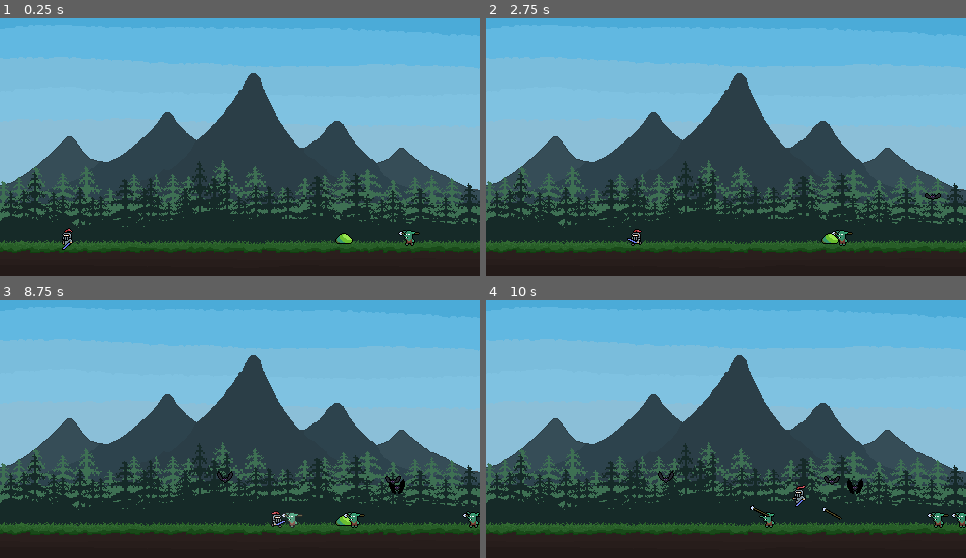
Above: before the commit, frames 1-4 (two rows, left to right).
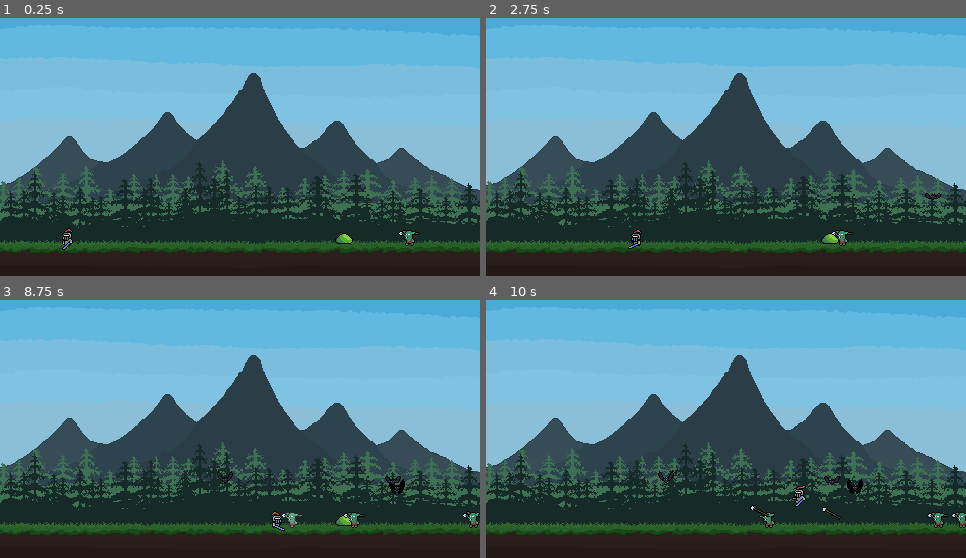
Above: after the commit, the same moments.

Repository: RadoslawG123/WavesOfMonsters
Game: Godot game, scene res://Scenes/main.tscn
Two runs of this game, one before a commit and one after it. Both use one fixed random seed, a clock stepped at 60 frames per second and the inputs below.
Inputs:
- Up to frame 1 (0.25 s): no input
- Up to frame 2 (2.75 s): hold D (Right) 0.53-2.03 s; tap Space (Attack) at 0.6, 1.35, 2.1 s; tap W (Jump) at 0.77, 1.52 s; hold A (Left) from 2.03 s (still down)
- Up to frame 3 (8.75 s): release A (Left) at 2.78 s; hold D (Right) 2.78-4.28 s; tap Space (Attack) every 0.75 s from 2.85 to 8.1 s; tap W (Jump) at 3.02, 3.77, 4.52, 6.02, 6.77, 7.52 s; hold A (Left) 4.28-5.03 s; hold D (Right) 5.03-5.78 s; hold A (Left) 5.78-7.28 s; hold D (Right) from 7.28 s (still down)
- Up to frame 4 (10 s): tap Space (Attack) at 8.85, 9.6 s; tap W (Jump) at 9.02, 9.77 s; release D (Right) at 9.53 s; hold A (Left) from 9.53 s (still down)

The runs differ from the first frame. In frame 2, 0.1% of the frame differs, in the area x 29-33%, y 81-90%; in frame 3, 0.1%; in frame 4, nothing differs.

Commit message:
Change White shader script. Change color of slime by updated shader.

Diff:
--- a/Assets/Shaders/White.gdshader
+++ b/Assets/Shaders/White.gdshader
@@ -2,24 +2,20 @@
 
 uniform float flash_modifier : hint_range(0.0, 1.0) = 0.0;
 uniform vec4 flash_color : source_color = vec4(1.0, 1.0, 1.0, 1.0);
-
-void vertex() {
-	// Called for every vertex the material is visible on.
-}
+// NASZA WŁASNA ZMIENNA DO ZMIANY KOLORU ZAMIAST DOMYŚLNEGO MODULATE:
+uniform vec4 custom_modulate : source_color = vec4(1.0, 1.0, 1.0, 1.0);
 
 void fragment() {
-	// Called for every pixel the material is visible on.
 	vec4 original_color = texture(TEXTURE, UV);
-	// Mieszamy oryginalny kolor obrazka z białym kolorem
-	vec4 new_color = mix(original_color, flash_color, flash_modifier);
 
-	// Upewniamy się, że przezroczyste tło dookoła Goblina zostaje przezroczyste!
-	new_color.a = original_color.a;
+	// Mnożymy przez NASZ własny kolor, ignorując wbudowany COLOR Godota
+	vec4 tinted_color = original_color * custom_modulate;
+
+	// Mieszamy zabarwionego potwora z białym błyskiem z Tweena
+	vec4 new_color = mix(tinted_color, flash_color, flash_modifier);
+
+	// Przezroczystość
+	new_color.a = tinted_color.a;
 
 	COLOR = new_color;
 }
-
-//void light() {
-//	// Called for every pixel for every light affecting the CanvasItem.
-//	// Uncomment to replace the default light processing function with this one.
-//}
--- a/Scenes/Enemies/Slime.tscn
+++ b/Scenes/Enemies/Slime.tscn
@@ -11,6 +11,7 @@
 shader = ExtResource("6_jus8j")
 shader_parameter/flash_modifier = 0.0
 shader_parameter/flash_color = Color(1, 1, 1, 1)
+shader_parameter/custom_modulate = Color(0.89492244, 0.89492244, 0.8949223, 1)
 
 [sub_resource type="AtlasTexture" id="AtlasTexture_ua82p"]
 atlas = ExtResource("1_kexyb")
@@ -219,6 +220,7 @@
 autoplay = "Idle"
 
 [node name="CollisionShape2D" type="CollisionShape2D" parent="." unique_id=1044470714]
+visible = false
 position = Vector2(0, 4)
 shape = SubResource("RectangleShape2D_r1vj8")
 
@@ -228,6 +230,7 @@
 [node name="HealthComponent" parent="." unique_id=2035992246 instance=ExtResource("4_otd3f")]
 
 [node name="Hurtbox" parent="." unique_id=1952516124 node_paths=PackedStringArray("sprite", "enemy_body") instance=ExtResource("5_jus8j")]
+visible = false
 sprite = NodePath("../AnimatedSprite2D")
 enemy_body = NodePath("..")
 
--- a/Scenes/Enemies/slime.gd
+++ b/Scenes/Enemies/slime.gd
@@ -7,7 +7,7 @@
 const FALL_GRAVITY := 500.0
 const FALL_VELOCITY := 200.0
 const JUMP_VELOCITY := -200.0
-const JUMP_DECELERATION := 700.0
+const JUMP_DECELERATION := 10.0
 
 ## States
 enum STATE {
--- a/Scenes/Player/Player.tscn
+++ b/Scenes/Player/Player.tscn
@@ -915,7 +915,7 @@
 "times": PackedFloat32Array(0),
 "transitions": PackedFloat32Array(1),
 "update": 0,
-"values": [2.0]
+"values": [3.0]
 }
 
 [sub_resource type="AnimationLibrary" id="AnimationLibrary_ksbbd"]
--- a/Scenes/main.tscn
+++ b/Scenes/main.tscn
@@ -145,8 +145,8 @@
 autoplay = true
 parameters/looping = true
 
+[node name="Slime" parent="." unique_id=1997628686 instance=ExtResource("8_344ge")]
+position = Vector2(247, -28)
+
 [node name="MonsterGenerator" parent="." unique_id=1461595443 instance=ExtResource("6_21xkr")]
 position = Vector2(394, -13)
-
-[node name="Slime" parent="." unique_id=1997628686 instance=ExtResource("8_344ge")]
-position = Vector2(247, -28)
